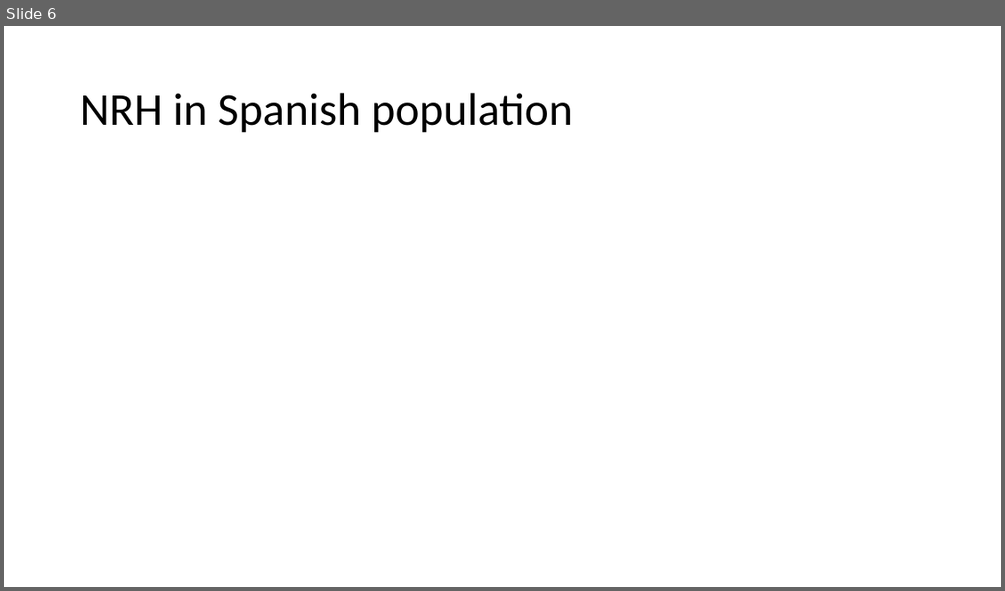
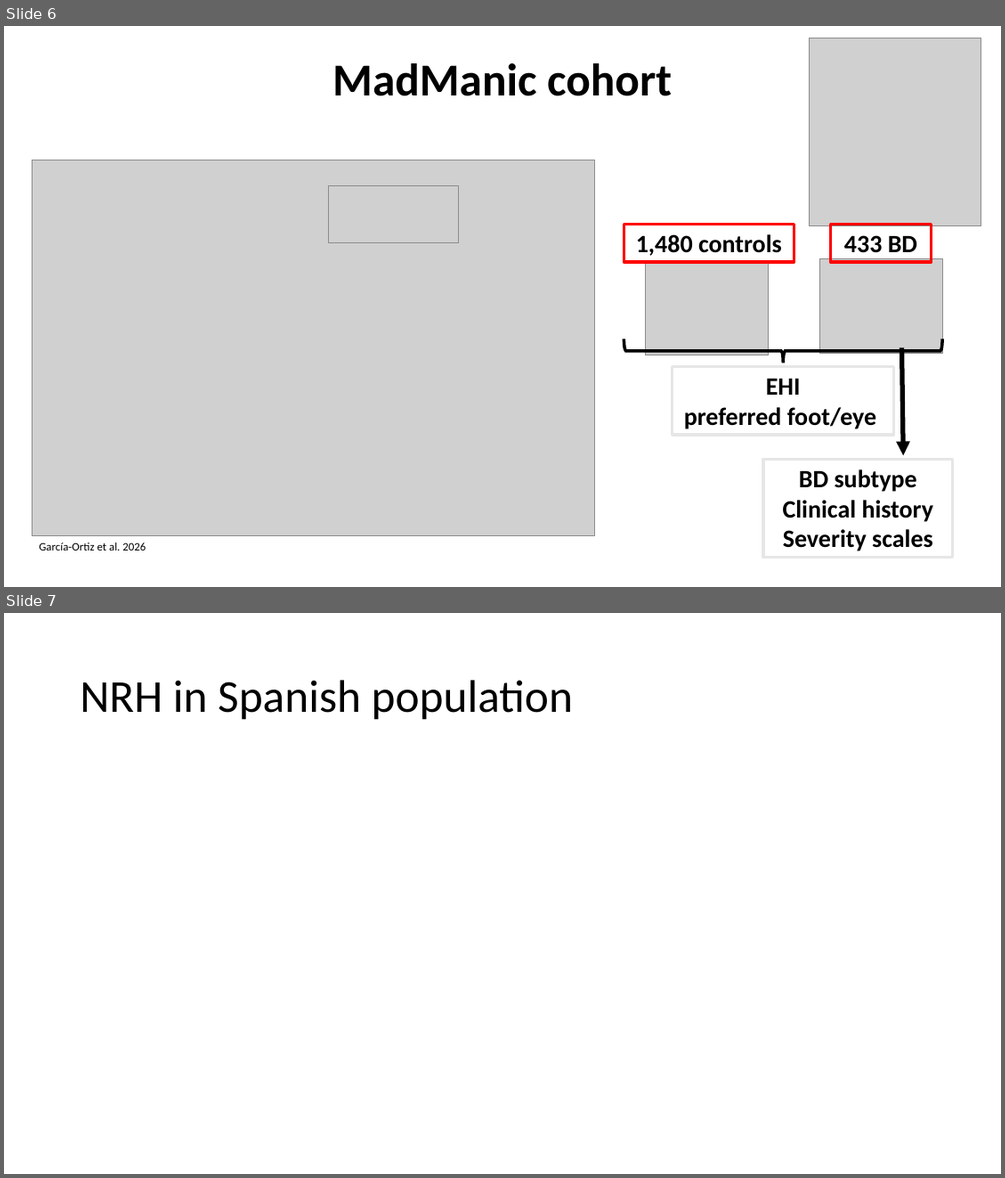
Before and after one commit to igarcia17/EHI_laterality, a slide deck: NorthSeaLateralityCongress_InesGarciaOrtiz.pptx. Shown one above the other, each under a label of ours: slide 6 before the commit, slides 6 and 7 after it. The pictures are 1005x591 and 1005x1178 pixels, drawn with LibreOffice and Linux fonts; fonts in the diff are those of the drawing; grey boxes stand for pictures. Boxes give left, top, right and bottom in pixels: in the first picture for what was removed or moved away, otherwise in the second. Text is boxed around its words. In the diff, an @@ line names an element or a change of style, - is before the commit and + after.

```diff
--- a/NorthSeaLateralityCongress_InesGarciaOrtiz.pptx
+++ b/NorthSeaLateralityCongress_InesGarciaOrtiz.pptx
@@ slide 6 added at (4,26,1001,587), background #FFFFFF @@
@@ picture added at (809,38,980,225) @@
@@ title added at (332,63,672,96), 44 pt, text #000000, bold @@
+MadManic cohort
@@ picture added at (32,160,595,536) @@
@@ picture added at (328,186,458,244) @@
@@ rectangle added at (624,224,793,262), outline #FF0000 3 pt, 24 pt, text #000000, bold @@
+1,480 controls
@@ rectangle added at (831,224,931,262), outline #FF0000 3 pt, 24 pt, text #000000, bold @@
+433 BD
@@ picture added at (646,261,769,355) @@
@@ picture added at (819,259,942,354) @@
@@ right brace added at (624,338,942,362), outline #000000 3 pt @@
@@ rectangle added at (672,366,894,435), fill #FFFFFF, outline #E7E6E6 3 pt, 24 pt, text #000000, bold @@
+EHI
+preferred foot/eye
@@ arrow added from (902, 347) to (904, 455), #000000 4.5 pt @@
@@ rectangle added at (764,459,953,557), outline #E7E6E6 3 pt, 24 pt, text #000000, bold @@
+BD subtype
+Clinical history
+Severity scales
@@ text added at (39,542,146,550), 11 pt, text #000000 @@
+García-Ortiz et al. 2026
@@ what was slide 6 is now slide 7 @@
```
Also in this commit, not shown: 2 slides changed, 3 other slides added, 1 slide removed, 37 other files.
